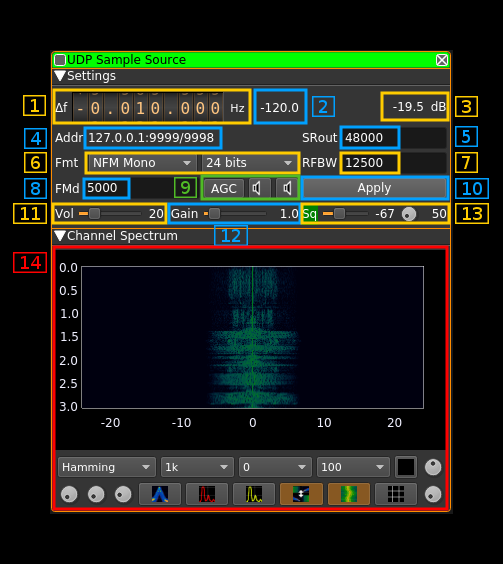
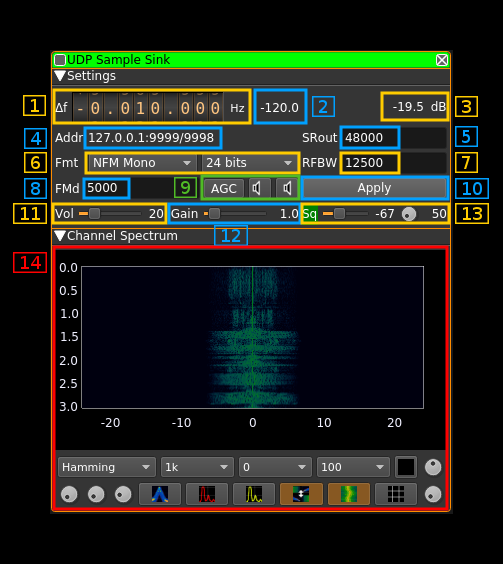
The second 503×564 image is a revision of the first. Changes to its layers:
painted on "2017-08-25-231044_1534x524_scrot.png" over bbox(152, 54, 186, 64)
